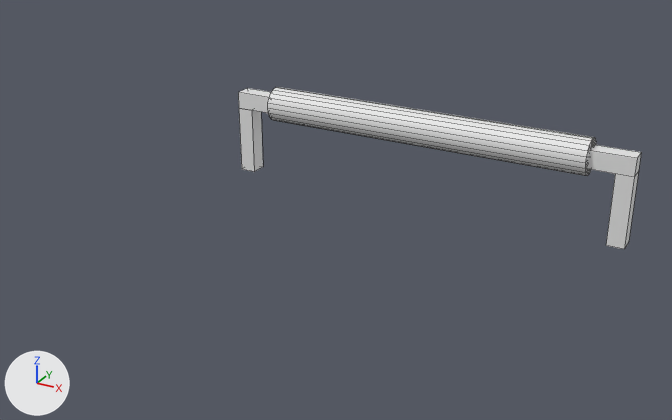
The FBX model StarterKit/StarterKit/StarterKit.Shared/Assets/Wire.fbx as it was, and as the next commit left it.
The view is the same before and after, from a 50 mm lens placed at (0.0311, -0.0456, 0.0267), pointed at (0.0102, -0.0076, 0.0077). Arrows for +X, +Y and +Z are at lower left; the lights stay in place. Mesh edges are drawn as thin lines. Where no turn or scale is listed for an object, it has been applied to the vertices. Vertices at the same position are counted once.

In view in the first picture: 'Cylinder_Node'.
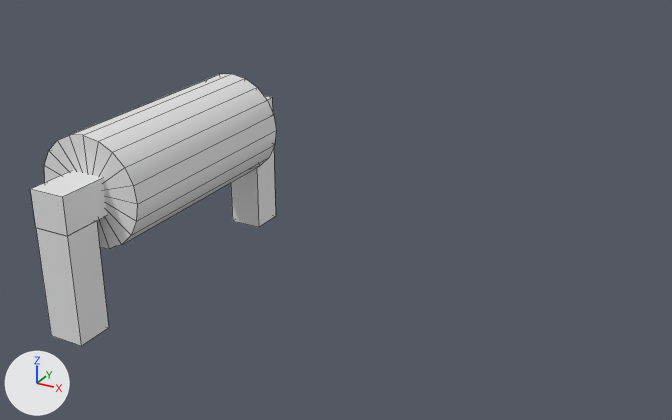
Location of each change, [x1, y1, x2, y2] in pixels of the pictures (672 x 420 px):
'Cylinder_Node', reshaped, moved, turned, rescaled: before [238, 87, 641, 249]; after [44, 74, 276, 249]
'Cube_Node.002', added: after [36, 221, 109, 346]
'Cube_Node', added: after [31, 96, 273, 236]
'Cube_Node.001', added: after [231, 148, 276, 227]
part 1 of me_cylinder, deleted: before [238, 88, 641, 249]

Diff of the bpy script that builds the scene:
```diff
--- a/StarterKit/StarterKit/StarterKit.Shared/Assets/Wire.fbx.py
+++ b/StarterKit/StarterKit/StarterKit.Shared/Assets/Wire.fbx.py
@@ me_cylinder @@
 me_cylinder.from_pydata(...)  # 62 vertices, 78 faces; spans x -4.5..1.0, y -3.12..3.12, z -1.0..1.0
 # used by ob_cylinder_node; location = (0.0114, 0.0, 0.01); rotation_euler = (1.571, -1.571, 0.0), in degrees (90, -90, 0); scale = (0.001, 0.0038, 0.001)
+# me_cylinder part 1: the loose piece of 20 vertices spanning x -4.5..0.5, y -3.12..3.12, z -0.5..0.5 is deleted
 me_cylinder.materials.append(mat_material)
-me_cylinder.materials.append(mat_material_001)  # white #e7e7e7
-me_cylinder.materials.append(mat_material_002)  # white #e7e7e7
-me_cylinder.materials.append(mat_material_003)  # white #e7e7e7
@@ me_cube @@
+me_cube.from_pydata(...)  # a box spanning x -0.001..0.001, y -0.009..0.009, z -0.001..0.001
+me_cube.materials.append(mat_material_001)  # white #e7e7e7
@@ me_cube_001 @@
+me_cube_001.from_pydata(...)  # a box spanning x -0.001..0.001, y -0.001..0.001, z -0.003..0.003
+me_cube_001.materials.append(mat_material_002)  # white #e7e7e7
@@ me_cube_002 @@
+me_cube_002.from_pydata(...)  # a box spanning x -0.001..0.001, y -0.001..0.001, z -0.003..0.003
+me_cube_002.materials.append(mat_material_003)  # white #e7e7e7
@@ ob_cylinder_node @@
 ob_cylinder_node = bpy.data.objects.new('Cylinder_Node', me_cylinder)
-ob_cylinder_node.location = (0.0114, 0.0, 0.01)
-ob_cylinder_node.rotation_euler = (1.571, -1.571, 0.0)  # degrees (90, -90, 0)
-ob_cylinder_node.scale = (0.001, 0.0038, 0.001)
+ob_cylinder_node.location = (0.0, -0.008, 0.009)
+ob_cylinder_node.rotation_euler = (-3.142, -1.571, 0.0)  # degrees (-180, -90, 0)
+ob_cylinder_node.scale = (0.003, 0.0025, 0.003)
@@ ob_cube_node @@
+ob_cube_node = bpy.data.objects.new('Cube_Node', me_cube)
+ob_cube_node.location = (0.0, -0.008, 0.009)
@@ ob_cube_node_001 @@
+ob_cube_node_001 = bpy.data.objects.new('Cube_Node.001', me_cube_001)
+ob_cube_node_001.location = (0.0, 0.0, 0.005)
@@ ob_cube_node_002 @@
+ob_cube_node_002 = bpy.data.objects.new('Cube_Node.002', me_cube_002)
+ob_cube_node_002.location = (0.0, -0.016, 0.005)
```
